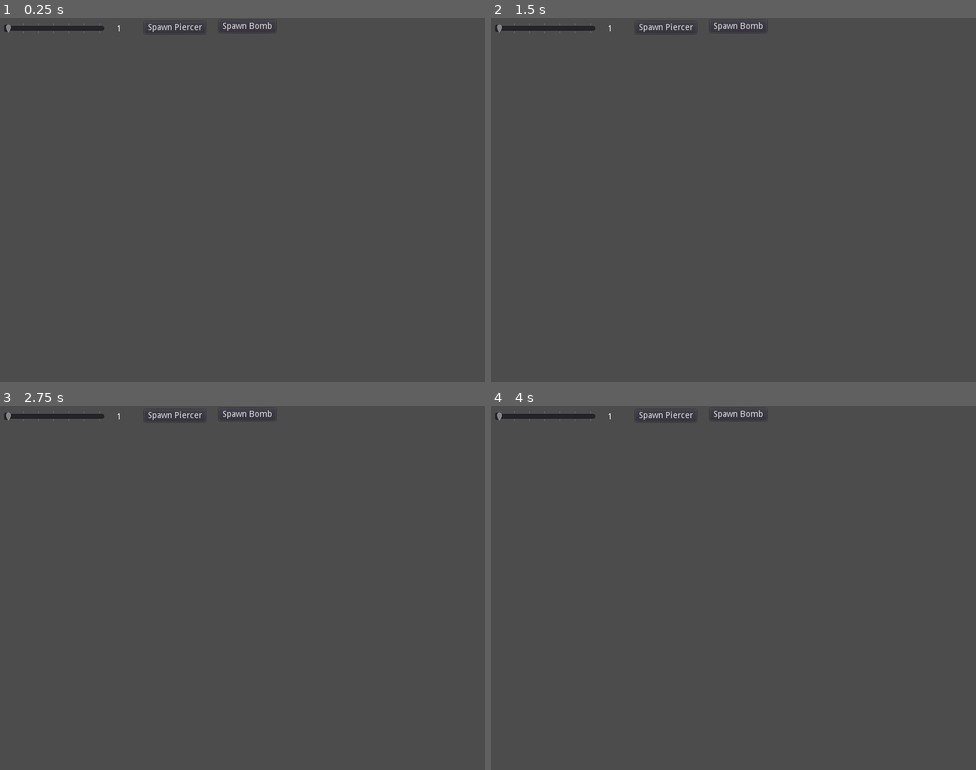
Above: before the commit, frames 1-4 (two rows, left to right).
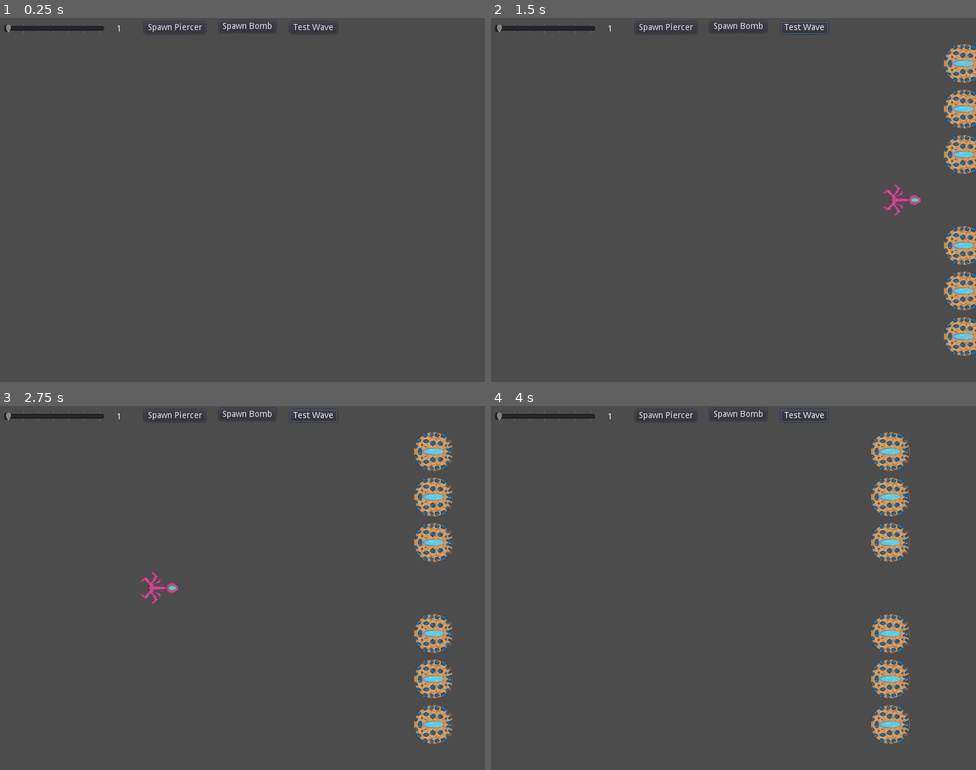
Above: after the commit, the same moments.

Repository: Yerdun/Pathogen
Game: Godot game, scene res://Assets/Scenes/Test Scenes/Enemy Spawn Tester.tscn
Same seed, same stepped clock (60 frames per second), same inputs: the game is played once before the commit and once after it. This scene is started directly instead of the project's main scene.
Inputs (mouse positions are in pixels of both pictures, inside the frame that each line leads up to):
- Up to frame 1 (0.25 s): no input
- Up to frame 2 (1.5 s): click (806, 28) at 0.5 s, where only the run after the commit has a clickable "Test Wave"; move the mouse to (840, 181) at 1.27 s; hold Right (ui_right) from 1.28 s (still down); hold Shift (control_focus) from 1.28 s (still down)
- Up to frame 3 (2.75 s): move the mouse to (145, 606) at 2.02 s; release Right (ui_right) at 2.03 s; release Shift (control_focus) at 2.03 s; hold Down (ui_down) from 2.03 s (still down); tap B (copy) at 2.1 s
- Up to frame 4 (4 s): move the mouse to (782, 507) at 2.77 s; release Down (ui_down) at 2.78 s; hold Right (ui_right) 2.78-3.53 s; hold Space (shoot) 2.78-3.53 s; move the mouse to (709, 660) at 3.52 s; hold Up (ui_up) from 3.53 s (still down); tap Shift (control_focus) at 3.6 s

The runs differ from the first frame. In frame 1, less than 0.1% of the frame differs, in the area x 60-69%, y 1-5%; in frame 2, 4.0%; in frame 3, 4.4%, in the area x 28-94%, y 1-93%; in frame 4, 4.3%.

Commit message:
Fixed enemy bullet collision; Testing Wave spawning in Enemy Spawn Tester
Enemy bullet collision shouldn't interfere with anything any more.

Began working on a wave system that is saved in nodes. Added Test Wave 1, which spawns a piercer surrounded by 6 bombs. Test Wave 1 can be triggered in the Enemy Spawn Tester scene.

Diff:
--- a/Assets/Scenes/Bullet/Enemy Bullet/Enemy Bullet.tscn
+++ b/Assets/Scenes/Bullet/Enemy Bullet/Enemy Bullet.tscn
@@ -8,6 +8,7 @@
 height = 8.4684
 
 [node name="Enemy Bullet" type="Area2D"]
+collision_layer = 2
 script = ExtResource( 2 )
 speed = 400
 
--- a/Assets/Scenes/Enemy/Bomb Enemy/Bomb Enemy.tscn
+++ b/Assets/Scenes/Enemy/Bomb Enemy/Bomb Enemy.tscn
@@ -5,7 +5,6 @@
 [ext_resource path="res://Assets/Scenes/Enemy/Bomb Enemy/Bomb Enemy.gd" type="Script" id=3]
 
 [node name="Bomb Enemy" instance=ExtResource( 1 )]
-collision_layer = 2
 linear_velocity = Vector2( -60, 0 )
 script = ExtResource( 3 )
 maxHP = 4
--- /dev/null
+++ b/Assets/Scenes/Enemy/Enemy Spawn Handler/Waves/Test Wave 1.gd
@@ -0,0 +1,22 @@
+extends Node
+
+
+# reference to the enemy spawn handler
+var spawner
+
+# references to the types of enemies
+export (PackedScene) var bombEnemy
+export (PackedScene) var piercerEnemy
+
+
+
+# Called when the node enters the scene tree for the first time.
+func _ready():
+	spawner = get_parent().get_node("Enemy Spawn Handler")
+	spawner.spawnEnemy(bombEnemy, 1)
+	spawner.spawnEnemy(bombEnemy, 2)
+	spawner.spawnEnemy(bombEnemy, 3)
+	spawner.spawnEnemy(piercerEnemy, 4)
+	spawner.spawnEnemy(bombEnemy, 5)
+	spawner.spawnEnemy(bombEnemy, 6)
+	spawner.spawnEnemy(bombEnemy, 7)
--- /dev/null
+++ b/Assets/Scenes/Enemy/Enemy Spawn Handler/Waves/Test Wave 1.tscn
@@ -0,0 +1,10 @@
+[gd_scene load_steps=4 format=2]
+
+[ext_resource path="res://Assets/Scenes/Enemy/Piercer Enemy/Piercer Enemy.tscn" type="PackedScene" id=1]
+[ext_resource path="res://Assets/Scenes/Enemy/Enemy Spawn Handler/Waves/Test Wave 1.gd" type="Script" id=2]
+[ext_resource path="res://Assets/Scenes/Enemy/Bomb Enemy/Bomb Enemy.tscn" type="PackedScene" id=3]
+
+[node name="Wave" type="Node"]
+script = ExtResource( 2 )
+bombEnemy = ExtResource( 3 )
+piercerEnemy = ExtResource( 1 )
--- a/Assets/Scenes/Enemy/Piercer Enemy/Piercer Enemy.tscn
+++ b/Assets/Scenes/Enemy/Piercer Enemy/Piercer Enemy.tscn
@@ -5,7 +5,6 @@
 [ext_resource path="res://Assets/Scenes/Enemy/Piercer Enemy/Piercer Enemy.gd" type="Script" id=3]
 
 [node name="Piercer Enemy" instance=ExtResource( 1 )]
-collision_layer = 2
 linear_velocity = Vector2( -400, 0 )
 applied_force = Vector2( 480, 0 )
 script = ExtResource( 3 )
--- a/Assets/Scenes/Test Scenes/Enemy Spawn Tester.gd
+++ b/Assets/Scenes/Test Scenes/Enemy Spawn Tester.gd
@@ -6,6 +6,8 @@
 
 export (PackedScene) var bombEnemy
 export (PackedScene) var piercerEnemy
+
+export (PackedScene) var testWave1
 
 
 # Called when the node enters the scene tree for the first time.
@@ -29,3 +31,8 @@
 
 func _on_Spawn_Bomb_pressed():
 	$"Enemy Spawn Handler".spawnEnemy(bombEnemy, SelectedSpawnpoint)
+
+
+func _on_Add_Test_Wave_pressed():
+	var newWave = testWave1.instance()
+	add_child(newWave)
--- a/Assets/Scenes/Test Scenes/Enemy Spawn Tester.tscn
+++ b/Assets/Scenes/Test Scenes/Enemy Spawn Tester.tscn
@@ -1,14 +1,16 @@
-[gd_scene load_steps=5 format=2]
+[gd_scene load_steps=6 format=2]
 
 [ext_resource path="res://Assets/Scenes/Enemy/Enemy Spawn Handler/Enemy Spawn Handler.tscn" type="PackedScene" id=1]
 [ext_resource path="res://Assets/Scenes/Test Scenes/Enemy Spawn Tester.gd" type="Script" id=2]
 [ext_resource path="res://Assets/Scenes/Enemy/Piercer Enemy/Piercer Enemy.tscn" type="PackedScene" id=3]
 [ext_resource path="res://Assets/Scenes/Enemy/Bomb Enemy/Bomb Enemy.tscn" type="PackedScene" id=4]
+[ext_resource path="res://Assets/Scenes/Enemy/Enemy Spawn Handler/Waves/Test Wave 1.tscn" type="PackedScene" id=5]
 
 [node name="Enemy Spawn Tester" type="Node"]
 script = ExtResource( 2 )
 bombEnemy = ExtResource( 4 )
 piercerEnemy = ExtResource( 3 )
+testWave1 = ExtResource( 5 )
 
 [node name="Enemy Spawn Handler" parent="." instance=ExtResource( 1 )]
 position = Vector2( 832, 0 )
@@ -57,6 +59,17 @@
 "_edit_use_anchors_": false
 }
 
+[node name="Add Test Wave" type="Button" parent="."]
+margin_left = 477.51
+margin_top = 6.29961
+margin_right = 555.51
+margin_bottom = 26.2996
+text = "Test Wave"
+__meta__ = {
+"_edit_use_anchors_": false
+}
+
 [connection signal="value_changed" from="Selector" to="." method="_on_Selector_value_changed"]
 [connection signal="pressed" from="Spawn Piercer" to="." method="_on_Spawn_Piercer_pressed"]
 [connection signal="pressed" from="Spawn Bomb" to="." method="_on_Spawn_Bomb_pressed"]
+[connection signal="pressed" from="Add Test Wave" to="." method="_on_Add_Test_Wave_pressed"]
Not shown, changed: .mono/metadata/ide_messaging_meta.txt
